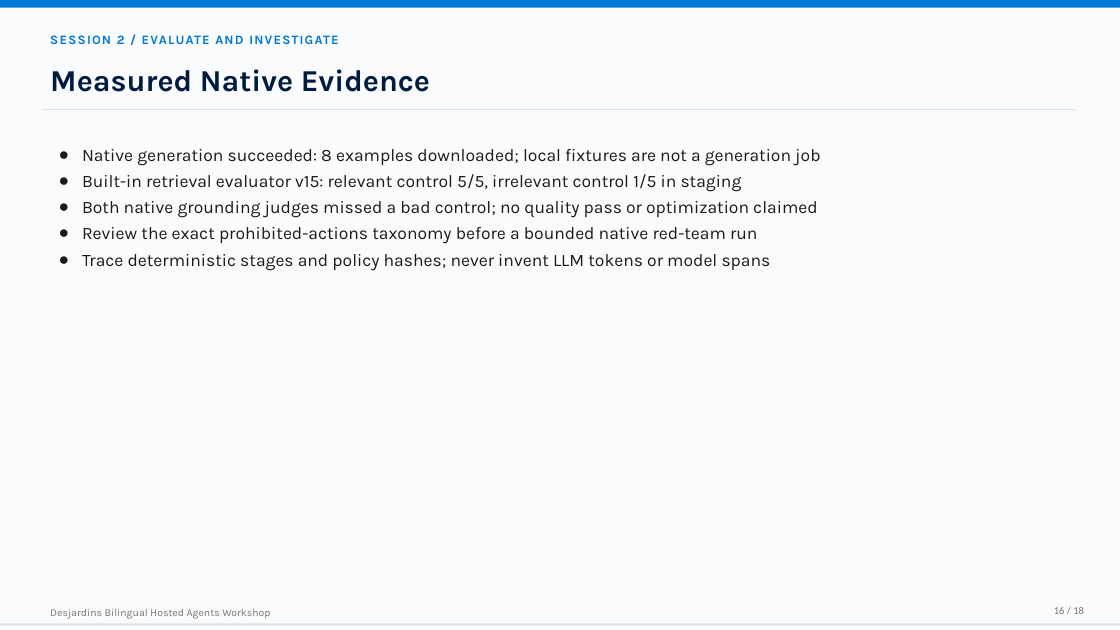
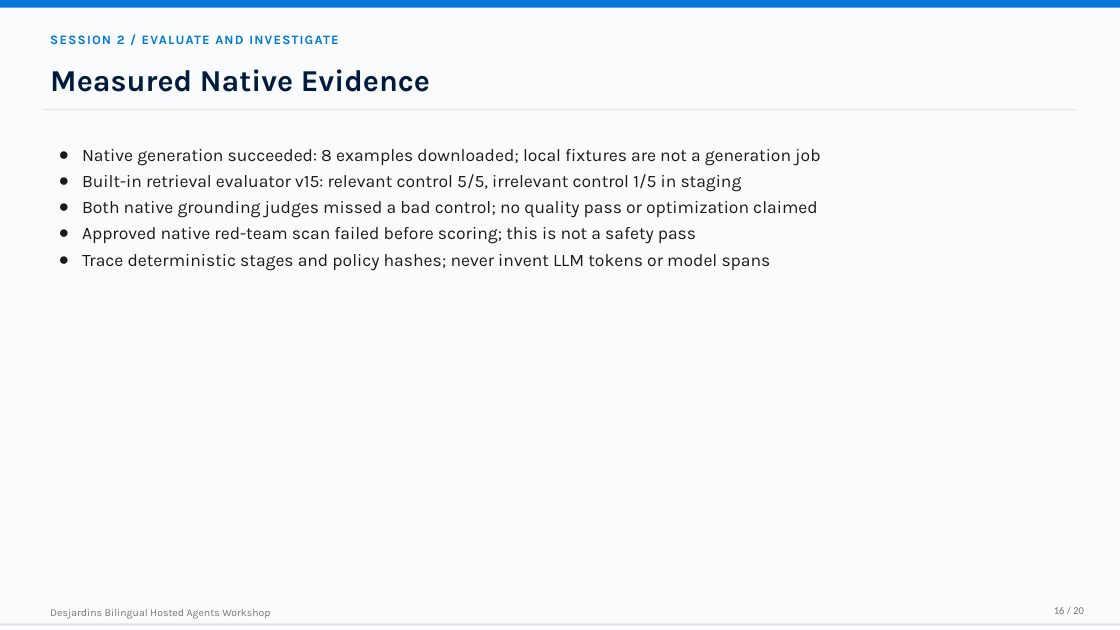
Before and after one commit to devopsabcs-engineering/foundry-hosted-agents-fsi, a slide deck: slide 16 of docs/assets/decks/foundry-hosted-agents-workshop-fsi-en.pptx. Drawn at 1120x630 pixels with LibreOffice and Linux fonts; fonts in the diff are those of the drawing. Boxes give left, top, right and bottom in pixels: in the first picture for what was removed or moved away, otherwise in the second. Text is boxed around its words. In the diff, an @@ line names an element or a change of style, - is before the commit and + after.

```diff
--- a/docs/assets/decks/foundry-hosted-agents-workshop-fsi-en.pptx
+++ b/docs/assets/decks/foundry-hosted-agents-workshop-fsi-en.pptx
@@ text at box(82, 227, 696, 244): text changed @@
-● Review the exact prohibited-actions taxonomy before a bounded native red-team run
+● Approved native red-team scan failed before scoring; this is not a safety pass
@@ text at box(1054, 607, 1084, 614): text changed @@
-16 / 18
+16 / 20
```
Also in this commit, not shown: 17 other slides changed, 2 slides added, 20 other files.
